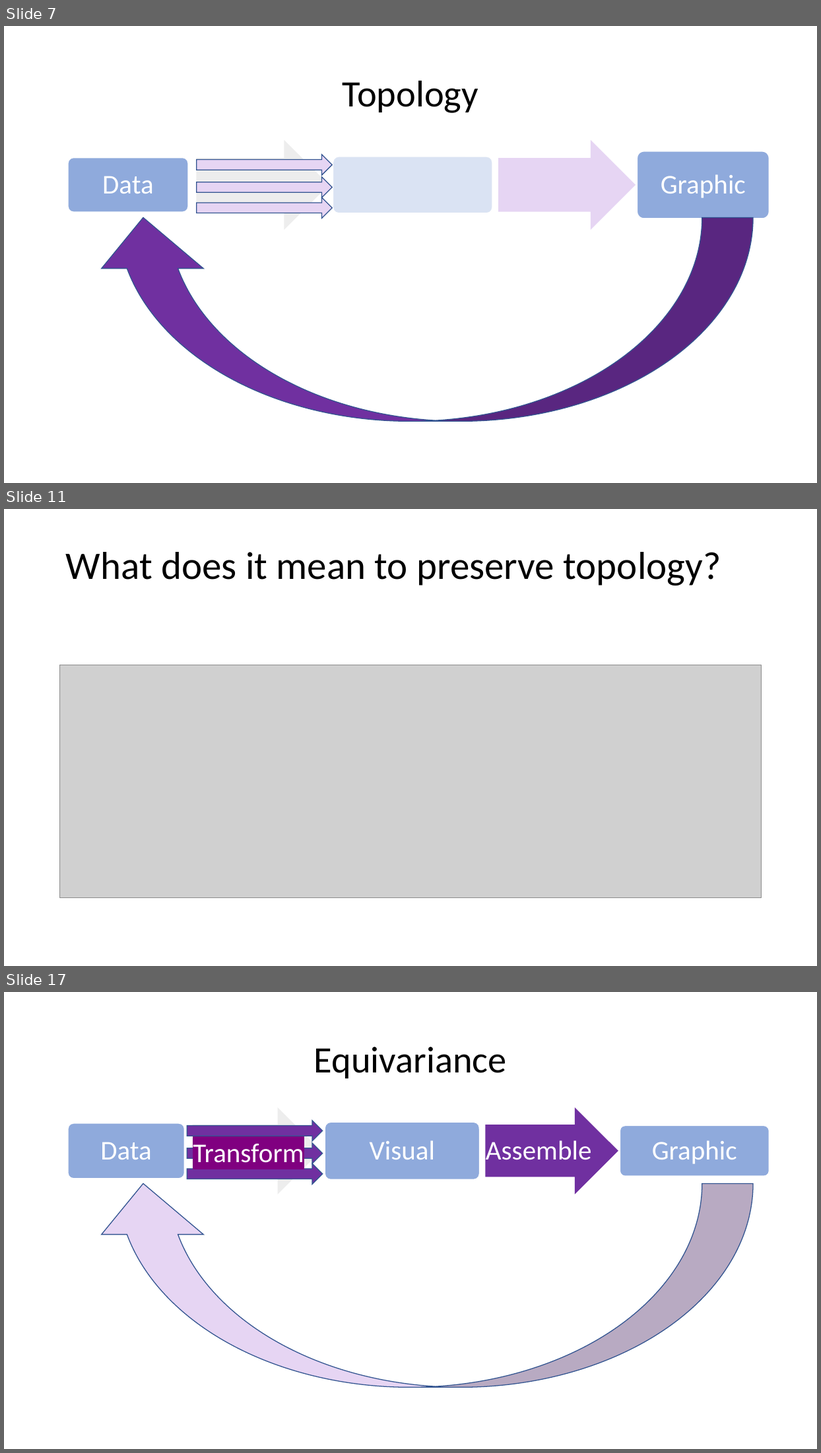
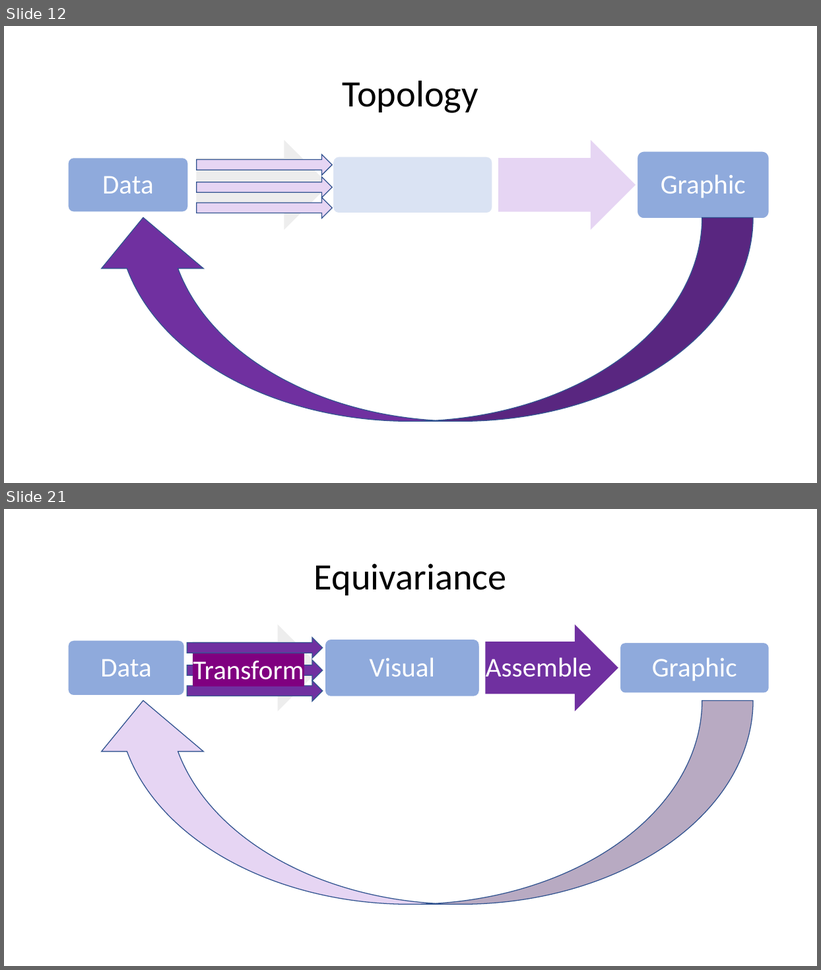
Before and after one commit to story645/proposal, a slide deck: deck/pres.pptx. Shown one above the other, each under a label of ours: slides 7, 11 and 17 before the commit, slides 12 and 21 after it; the slides between them are not shown. The pictures are 821x1453 and 821x970 pixels, drawn with LibreOffice and Linux fonts; fonts in the diff are those of the drawing; grey boxes stand for pictures. Boxes give left, top, right and bottom in pixels: in the first picture for what was removed or moved away, otherwise in the second. Text is boxed around its words. In the diff, an @@ line names an element or a change of style, - is before the commit and + after.

```diff
--- a/deck/pres.pptx
+++ b/deck/pres.pptx
@@ slide 11 removed at [4, 509, 817, 966], background #FFFFFF @@
@@ title removed at [66, 552, 721, 586] @@
-What does it mean to preserve topology?
@@ picture removed at [60, 665, 762, 898] @@
@@ what was slide 7 is now slide 12 @@
@@ what was slide 17 is now slide 21 @@
```
Also in this commit, not shown: 4 slides changed, 20 slides added, 20 other slides removed, 35 other files.
